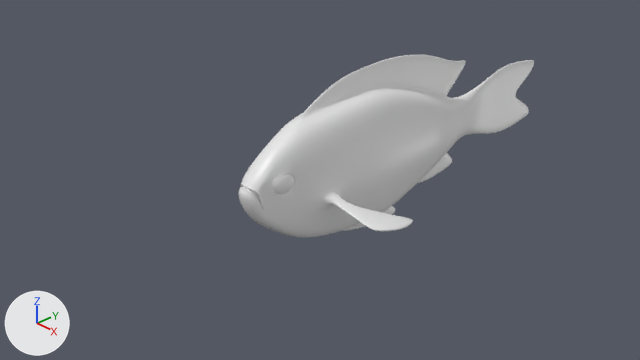
Two versions of the Blender file Fula/Fula.blend, one commit apart.
Before and after are seen from the file's camera 'Camera'. Lighting does not change. The marker at lower left points along +X, +Y and +Z.
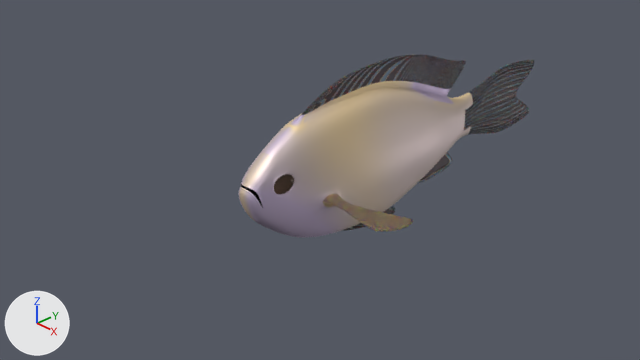
What differs and where, as boxes [x1, y1, x2, y2] in the pictures (640 x 360 px):
'Cube', surface changed, recoloured: [238, 55, 534, 238] in both
part 1 of me_cube, recoloured: [238, 81, 473, 238] in both
part 2 of me_cube, recoloured (white to brown): [323, 194, 413, 231] in both
part 3 of me_cube, recoloured (grey to brown): [274, 174, 294, 194] in both
part 4 of me_cube, recoloured: [241, 184, 263, 208] in both

Patch to the scene script:
```diff
--- a/Fula/Fula.blend.py
+++ b/Fula/Fula.blend.py
@@ mat_material @@
 mat_material = bpy.data.materials.new('Material')
-# nodes: BsdfPrincipled, OutputMaterial
+# nodes: BsdfPrincipled, Bump, Mapping, Mix, OutputMaterial, TexCoord, TexWave, ValToRGB
+# colours: black #06081e, beige #ffd59e, blue #6e9fbc, pink #ffcbc7
@@ mat_aletas_verticales @@
+mat_aletas_verticales = bpy.data.materials.new('Aletas verticales')
+# nodes: BsdfPrincipled, Bump, Mapping, OutputMaterial, TexCoord, TexWave
+# colours: beige #e7ca9a
@@ mat_piel @@
+mat_piel = bpy.data.materials.new('Piel')
+# nodes: BsdfPrincipled, Mapping, Mix, OutputMaterial, TexCoord, TexNoise, ValToRGB
+# colours: black #000000, blue #b6ccff, yellow #fff5a1, orange #ff9f6b
@@ mat_boca @@
+mat_boca = principled_material('boca')
+mat_boca.base_color = (0.0, 0.0, 0.0)  # black #000000
+mat_boca.roughness = 1.0
+mat_boca.specular_ior_level = 0.0
@@ mat_ojos @@
+mat_ojos = bpy.data.materials.new('ojos')
+# nodes: BsdfGlass, BsdfPrincipled, MixShader, OutputMaterial
+# colours: black #030303, brown #796953
@@ me_cube @@
 me_cube.from_pydata(...)  # 333 vertices, 297 faces; spans x 0.0..3.92, y -1.29..4.66, z -1.17..1.29
 # used by ob_cube; location = (0.0, 0.0, 0.0); scale = (0.331, 1.0, 1.0)
+# me_cube part 1: 163 of the faces centred in x 0.04..1.21, y -1.24..2.87, z -0.9..0.96 switch from mat_material (white #e7e7e7) to mat_piel
+# me_cube part 2: all 26 faces centred in x 1.27..3.62, y -0.23..0.59, z -0.42..-0.08 switch from mat_material (white #e7e7e7) to mat_aletas_verticales
+# me_cube part 3: 16 of the faces centred in x 0.64..0.78, y -0.93..-0.65, z 0.1..0.34 switch from mat_material (white #e7e7e7) to mat_ojos
+# me_cube part 4: 17 of the faces centred in x 0.16..0.5, y -1.2..-1.07, z -0.02..0.25 switch from mat_material (white #e7e7e7) to mat_boca (black #000000)
```
